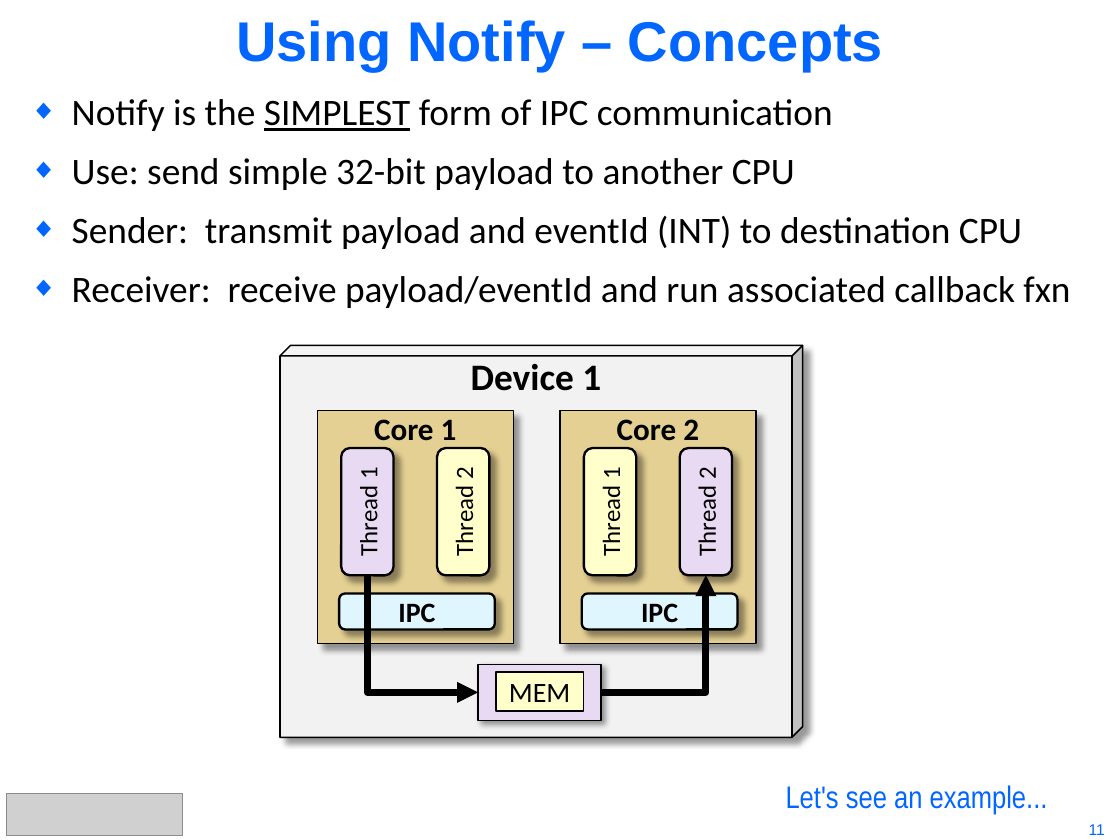
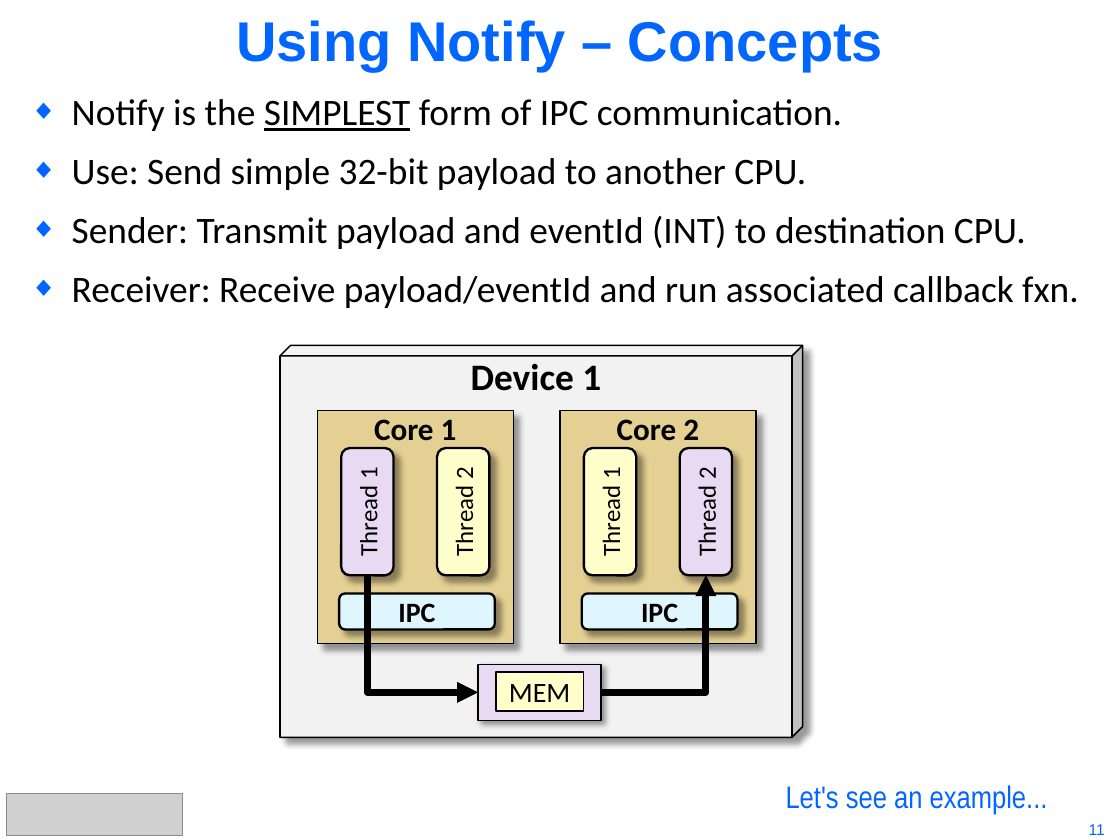
Before and after one commit to hari1989/keystone-workshop, a slide deck: slide 11 of preliminary/KeyStone Intro to IPC.pptx. Drawn at 1120x840 pixels with LibreOffice and Linux fonts; fonts in the diff are those of the drawing; grey boxes stand for pictures. Boxes give left, top, right and bottom in pixels: in the first picture for what was removed or moved away, otherwise in the second. Text is boxed around its words. In the diff, an @@ line names an element or a change of style, - is before the commit and + after.

```diff
--- a/preliminary/KeyStone Intro to IPC.pptx
+++ b/preliminary/KeyStone Intro to IPC.pptx
@@ text at (72,99,1079,308): text changed @@
-◆ Notify is the SIMPLEST form of IPC communication
-◆ Use: send simple 32-bit payload to another CPU
-◆ Sender: transmit payload and eventId (INT) to destination CPU
-◆ Receiver: receive payload/eventId and run associated callback fxn
+◆ Notify is the SIMPLEST form of IPC communication.
+◆ Use: Send simple 32-bit payload to another CPU.
+◆ Sender: Transmit payload and eventId (INT) to destination CPU.
+◆ Receiver: Receive payload/eventId and run associated callback fxn.
```
Also in this commit, not shown: 22 other slides changed.
